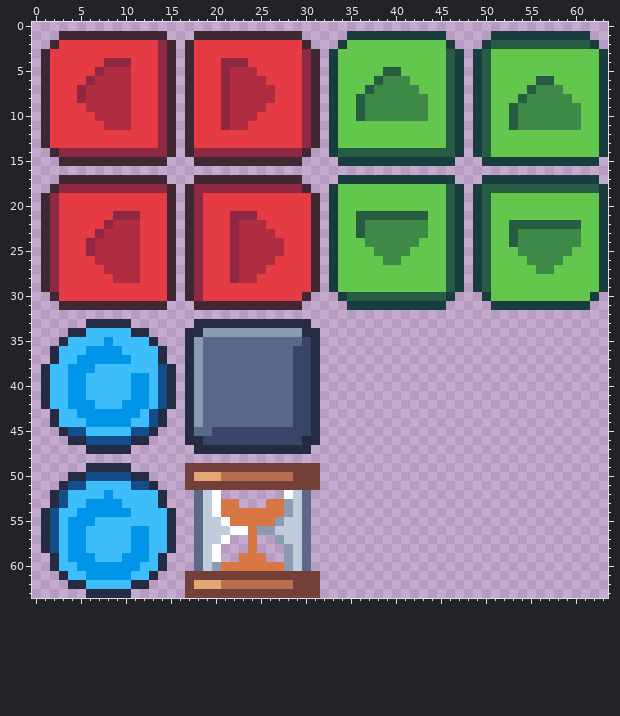
Two states of a pixel-art file, Assets/Sprites/Tiles.ase. The picture above is the old version.
64x64 pixels, 1 frame.
Once edited:
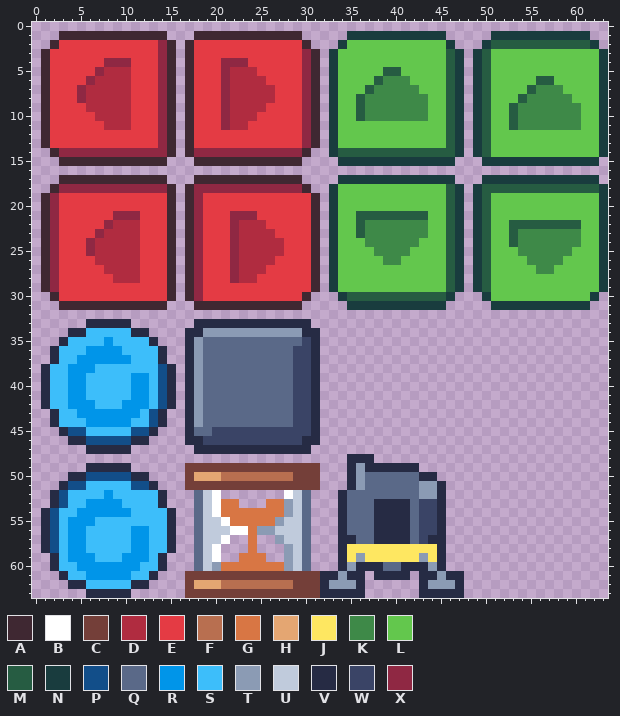
Palette (. is transparent): A #3f2832  B #ffffff  C #743f39  D #b02c40  E #e43b44  F #b86f50  G #d87644  H #e4a672  J #fee761  K #3e8948  L #63c74d  M #265c42  N #193c3e  P #124e89  Q #5a6988  R #0095e9  S #3dbefa  T #8b9bb4  U #c0cbdc  V #262b44  W #3a4466  X #8f2843
Change:
{"y":48,"x":35,"old":"...","new":"VVV"}
{"y":49,"x":35,"old":"........","new":"VTVVVVVV"}
{"y":50,"x":35,"old":"..........","new":"VTQQQQQQVV"}
{"y":51,"x":35,"old":"...........","new":"VTQQQQQQTTV"}
{"y":52,"x":34,"old":"............","new":"VQQQQQQQQTTV"}
{"y":53,"x":34,"old":"............","new":"VQQQVVVVQWWV"}
{"y":54,"x":34,"old":"............","new":"VQQQVVVVQWWV"}
{"y":55,"x":34,"old":"............","new":"VQQQVVVVQWWV"}
{"y":56,"x":34,"old":"............","new":"VQQQVVVVQWWV"}
{"y":57,"x":34,"old":"............","new":"VVQQVVVVQWVV"}
{"y":58,"x":34,"old":"............","new":"VJJJJJJJJJJV"}
{"y":59,"x":34,"old":"............","new":"VJTJJJJJJTJV"}
{"y":60,"x":34,"old":"............","new":"VTVVVQQVVVTV"}
{"y":61,"x":32,"old":".....","new":"VVTVV"}
{"y":61,"x":38,"old":"....","new":"VVVV"}
{"y":61,"x":43,"old":".....","new":"VVTVV"}
{"y":62,"x":32,"old":".....","new":"VTTTV"}
{"y":62,"x":43,"old":".....","new":"VTTTV"}
{"y":63,"x":32,"old":".....","new":"VVVVV"}
{"y":63,"x":43,"old":".....","new":"VVVVV"}
{"label":"added","picture_box":[320,454,464,598]}
